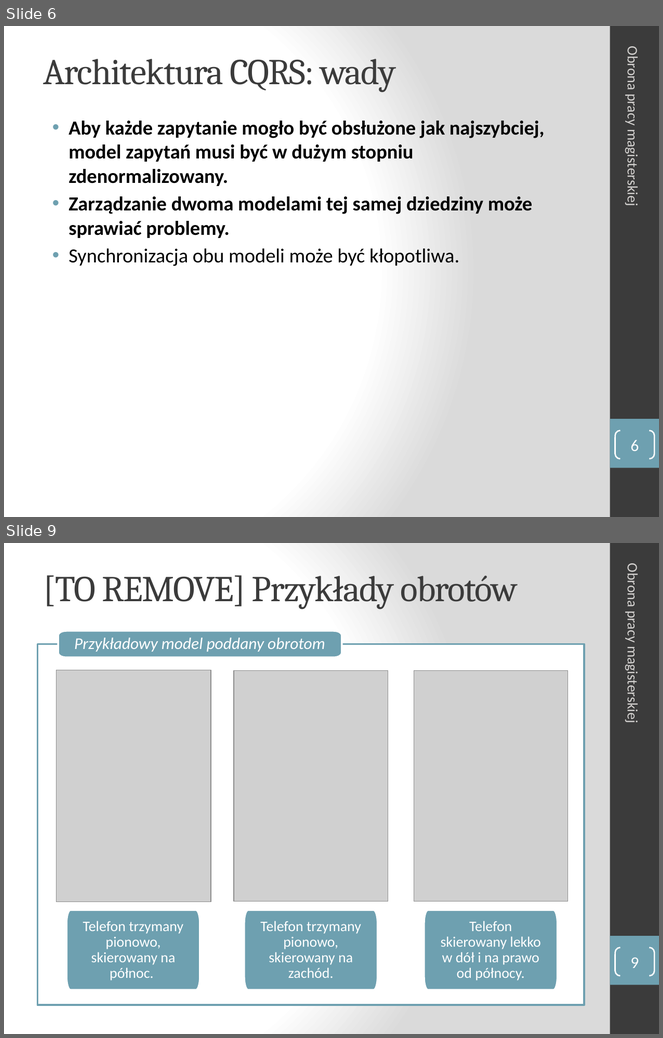
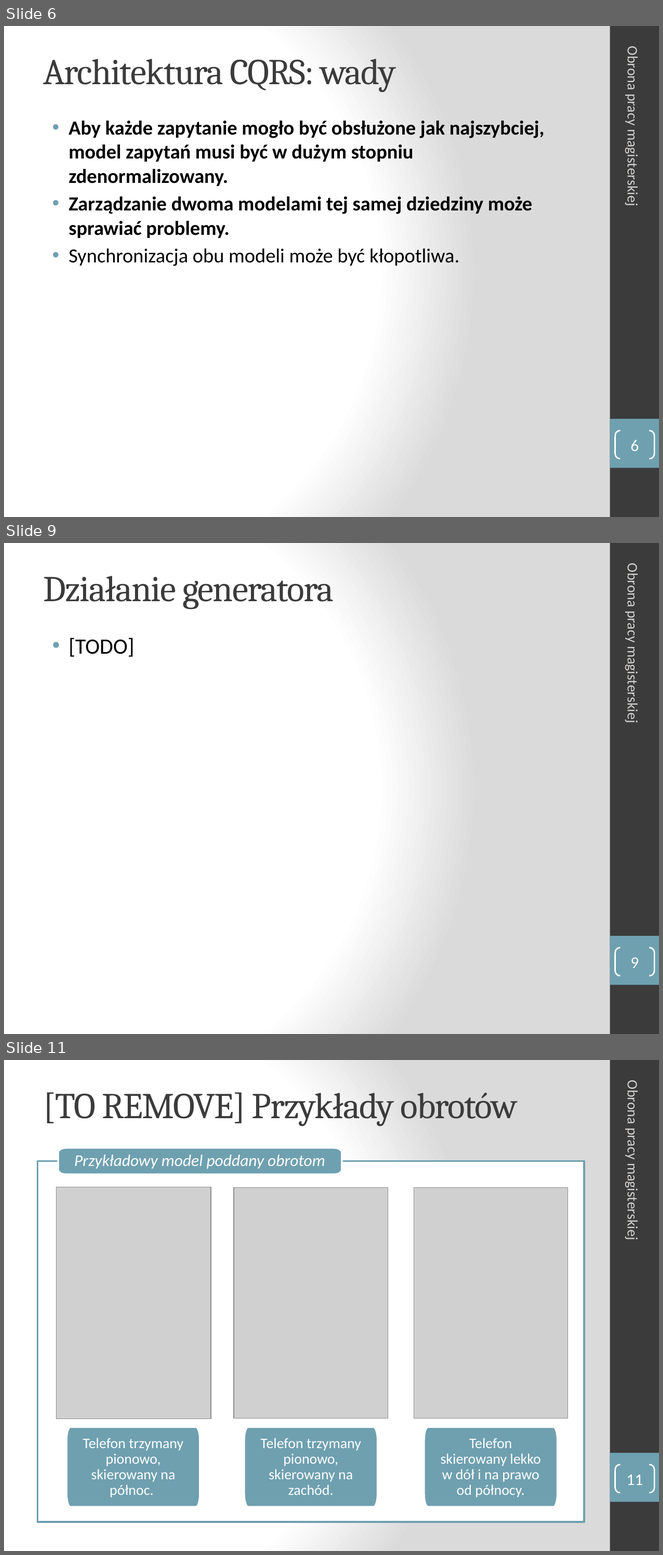
Before and after one commit to manisero/MasterThesis, a slide deck: thesis/presentation/presentation.pptx. Shown one above the other, each under a label of ours: slides 6 and 9 before the commit, slides 6, 9 and 11 after it; the slides between them are not shown. The pictures are 663x1038 and 663x1555 pixels, drawn with LibreOffice and Linux fonts; fonts in the diff are those of the drawing; grey boxes stand for pictures. Boxes give left, top, right and bottom in pixels: in the first picture for what was removed or moved away, otherwise in the second. Text is boxed around its words. In the diff, an @@ line names an element or a change of style, - is before the commit and + after.

```diff
--- a/thesis/presentation/presentation.pptx
+++ b/thesis/presentation/presentation.pptx
@@ slide 9 added at (4,543,659,1034), background gradient #FFFFFF to #DADADA; not listed: 2 template elements that a slide beside it also shows @@
@@ text added at (624,567,642,721), 16 pt, text #D4D2D0 @@
+Obrona pracy magisterskiej
@@ title added at (44,576,334,609), 40 pt, text #3B3B3B @@
+Działanie generatora
@@ text added at (68,638,134,657), 24 pt, text #000000 @@
+• [TODO]
@@ page number added at (616,948,655,976), outline #FFFFFF 1.5 pt, 18 pt, text #FFFFFF @@
+9
@@ what was slide 9 is now slide 11 @@
@@ page number at (626,1475,643,1485): text changed @@
-9
+11
```
Also in this commit, not shown: 4 slides changed.
